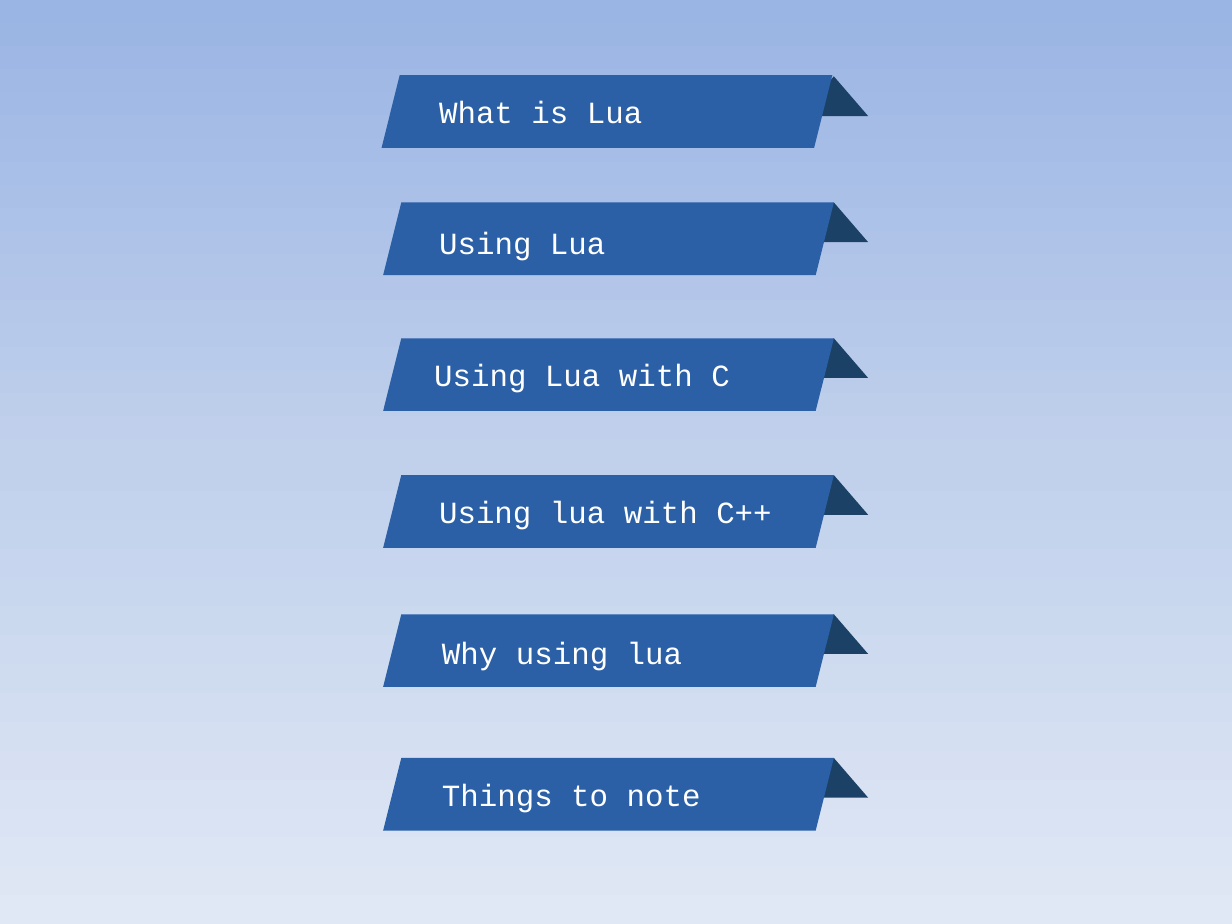
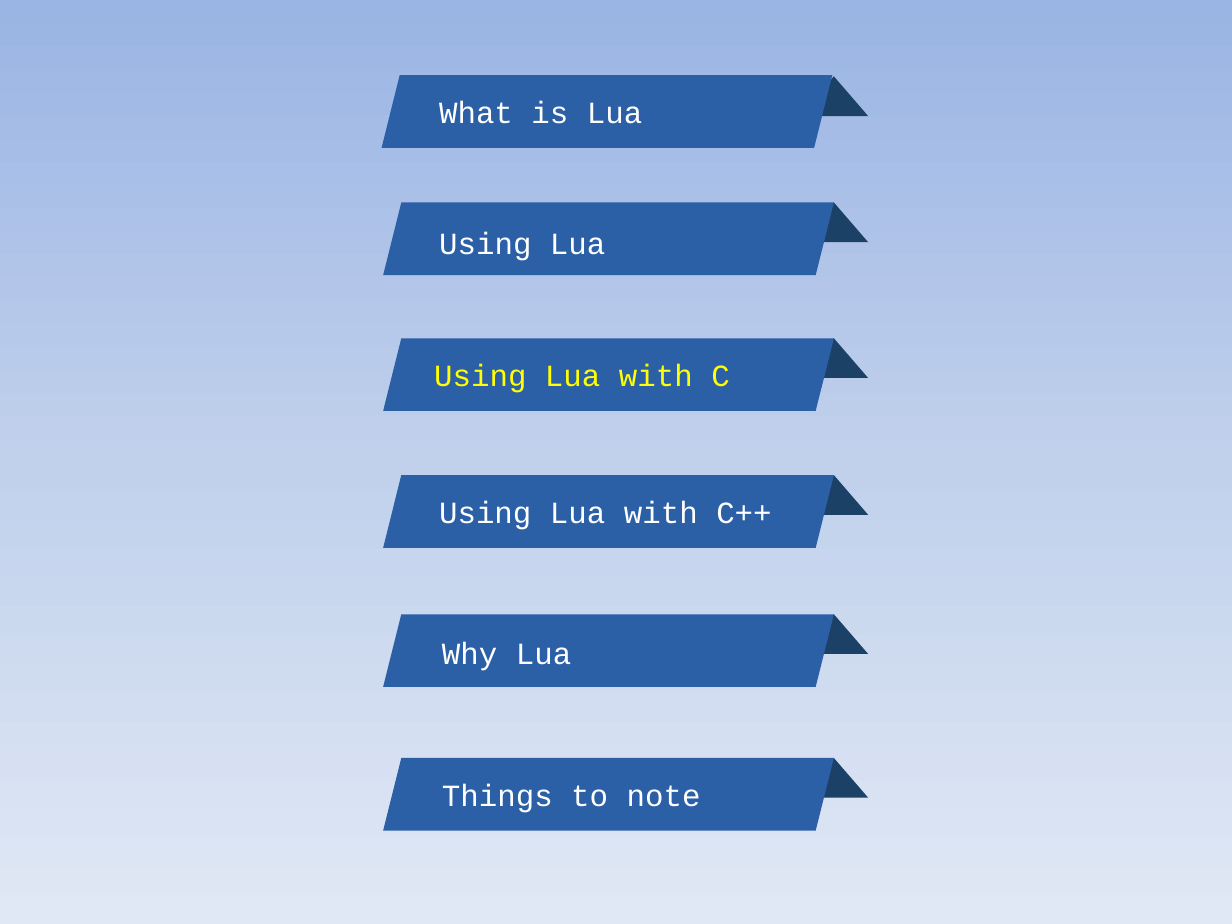
Before and after one commit to warmwine/newbie-clua, a slide deck: slide 13 of doc/newbie-clua.pptx. Drawn at 1232x924 pixels with LibreOffice and Linux fonts; fonts in the diff are those of the drawing. Boxes give left, top, right and bottom in pixels: in the first picture for what was removed or moved away, otherwise in the second. Text is boxed around its words. In the diff, an @@ line names an element or a change of style, - is before the commit and + after.

```diff
--- a/doc/newbie-clua.pptx
+++ b/doc/newbie-clua.pptx
@@ text "Using Lua with C" at (434,364,729,393): text colour #FFFFFF to #FFFF00 @@
@@ text at (439,501,771,530): text changed @@
-Using lua with C++
+Using Lua with C++
@@ text at (442,641,571,671): text changed @@
-Why using lua
+Why Lua
```
Also in this commit, not shown: 5 other slides changed, 11 slides added, 9 slides removed.
